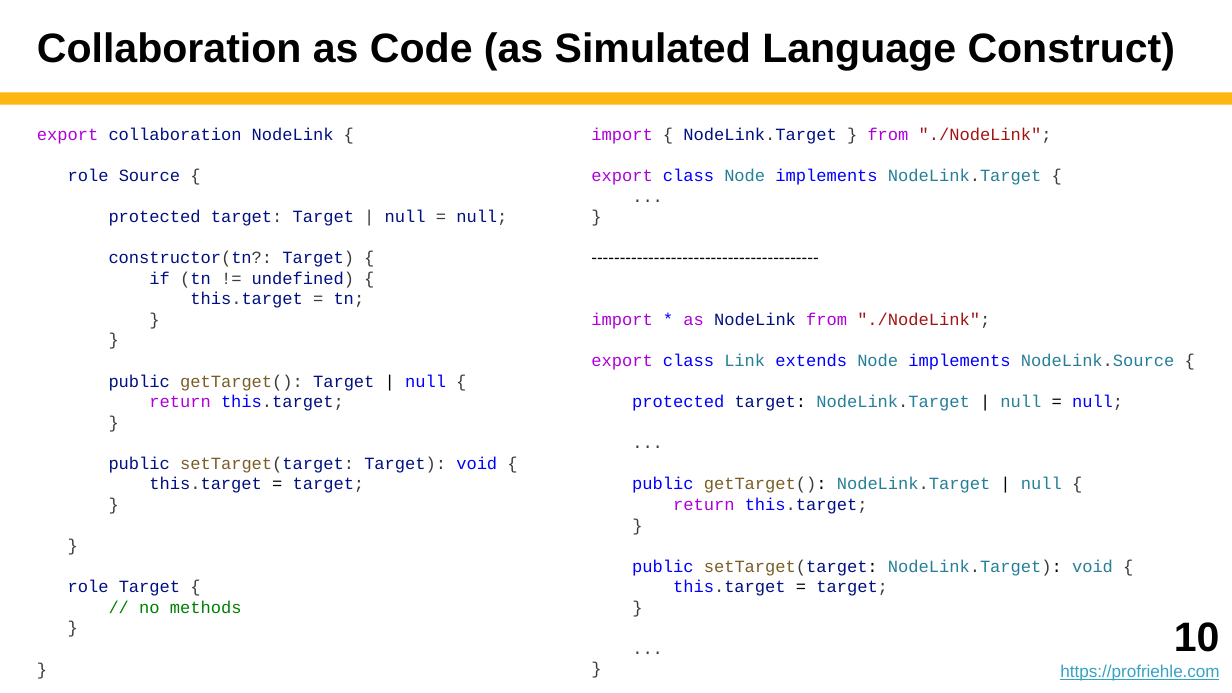
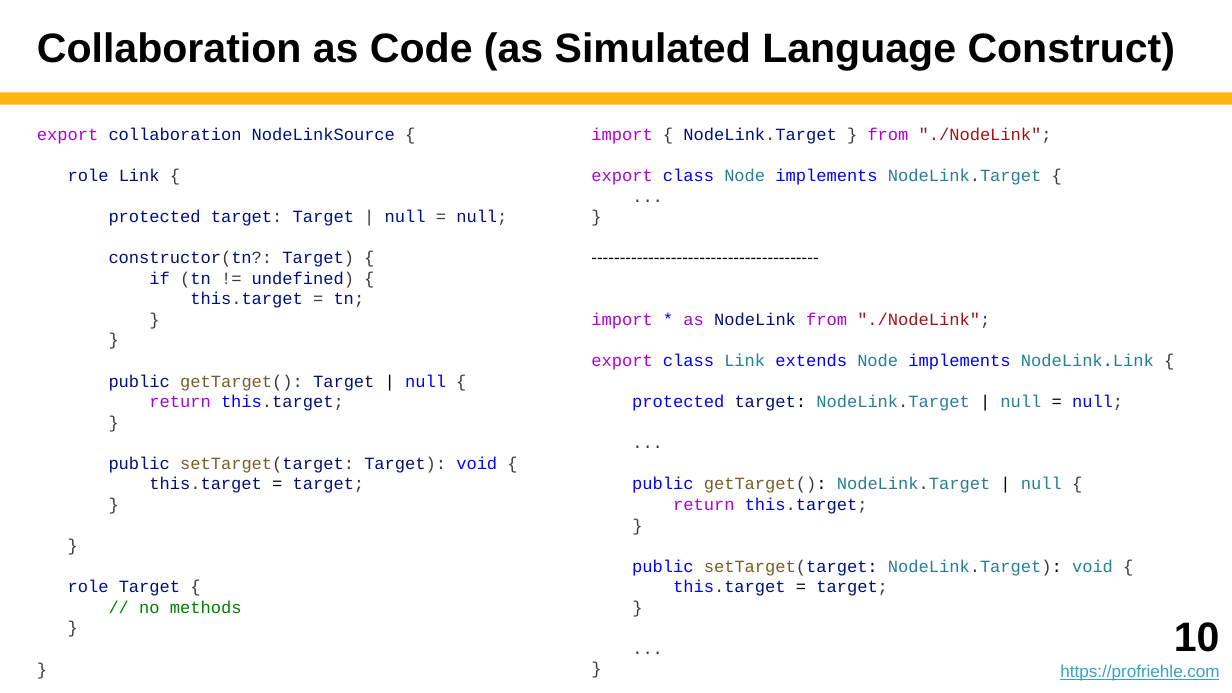
Before and after one commit to dirkriehle/adap-course, a slide deck: slide 10 of Lecture slides/ADAP D03 - Collaboration-Based Design.pptx. Drawn at 1232x693 pixels with LibreOffice and Linux fonts; fonts in the diff are those of the drawing. Boxes give left, top, right and bottom in pixels: in the first picture for what was removed or moved away, otherwise in the second. Text is boxed around its words. In the diff, an @@ line names an element or a change of style, - is before the commit and + after.

```diff
--- a/Lecture slides/ADAP D03 - Collaboration-Based Design.pptx
+++ b/Lecture slides/ADAP D03 - Collaboration-Based Design.pptx
@@ text at (37, 127, 395, 181): text changed @@
-export collaboration NodeLink {
-role Source {
+export collaboration NodeLinkSource {
+role Link {
@@ text at (591, 353, 1154, 370): text changed @@
-export class Link extends Node implements NodeLink.Source {
+export class Link extends Node implements NodeLink.Link {
```
Also in this commit, not shown: 4 other slides changed, 1 other file.
